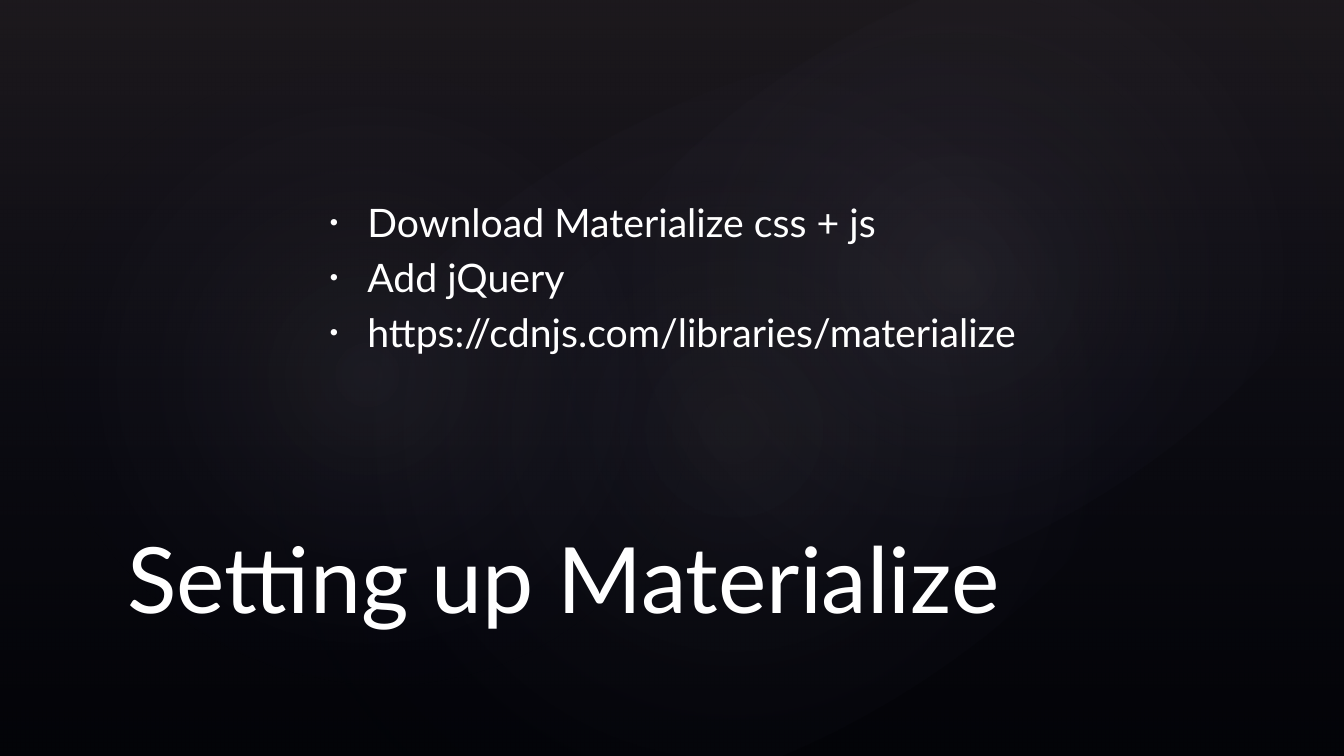
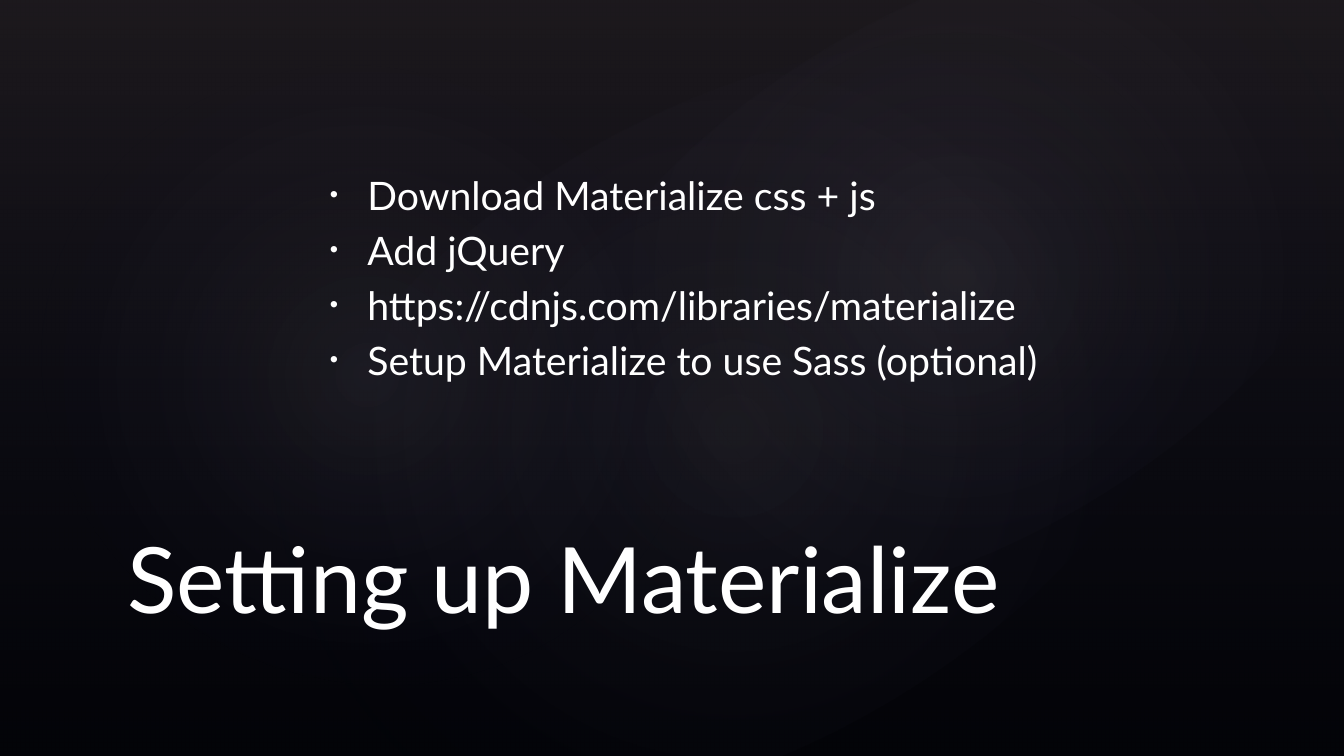
Before and after one commit to Dogfalo/WDW-CSS-Workshop, a slide deck: slide 22 of CSS Frameworks.pptx. Drawn at 1344x756 pixels with LibreOffice and Linux fonts; fonts in the diff are those of the drawing; background and template pictures are left out. Boxes give left, top, right and bottom in pixels: in the first picture for what was removed or moved away, otherwise in the second. Text is boxed around its words. In the diff, an @@ line names an element or a change of style, - is before the commit and + after.

Commit message:
updated presentation

```diff
--- a/CSS Frameworks.pptx
+++ b/CSS Frameworks.pptx
@@ text at [367, 345, 1038, 382]: paragraph added @@
+• Setup Materialize to use Sass (optional)
```
Also in this commit, not shown: 4 other slides changed, 7 slides added, 2 slides removed, 1 other file.
